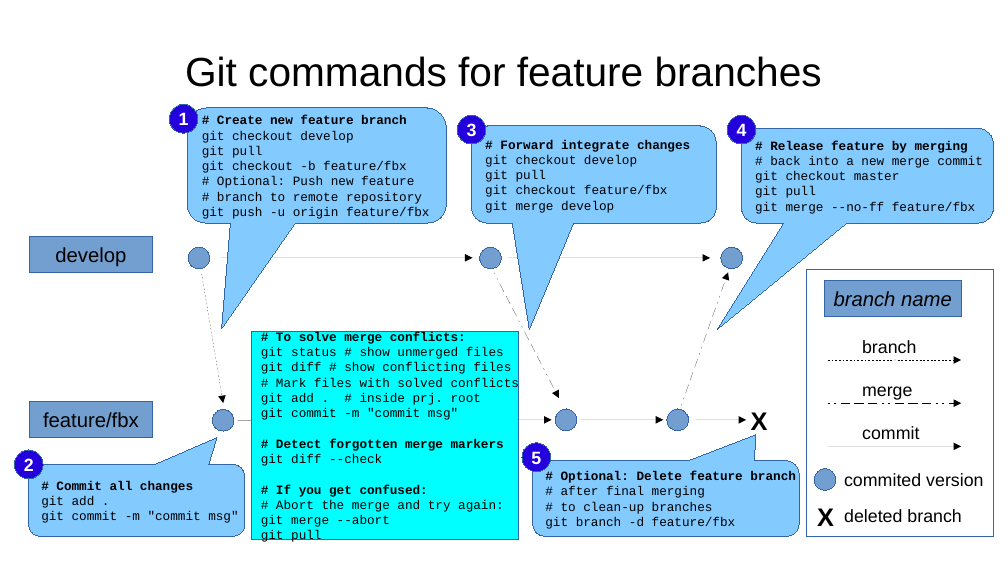
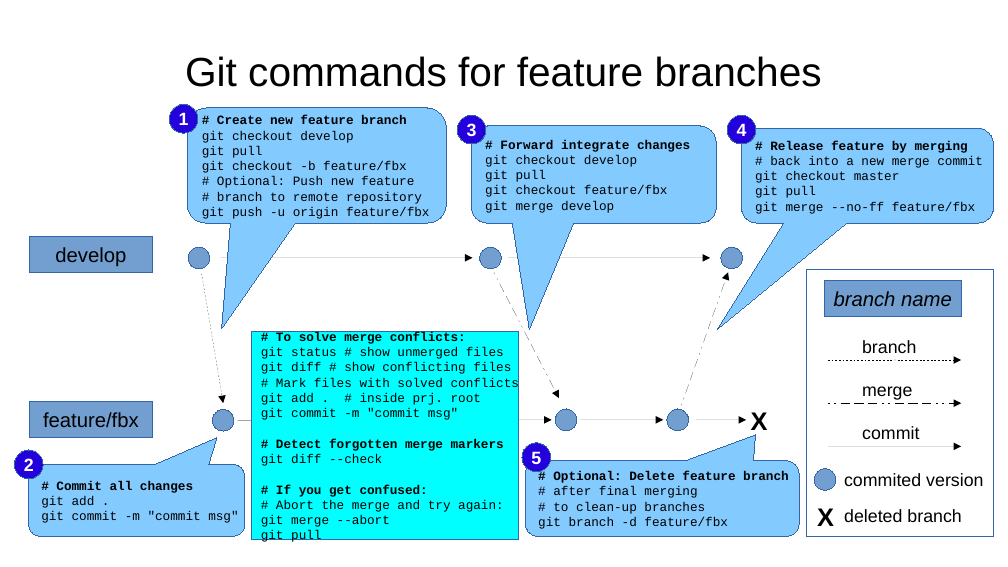
Before and after one commit to aryoda/git_essentials, a slide deck: slide 10 of Introduction to Git collaboration workflows.odp (slide 9 before the commit). Drawn at 1008x567 pixels with LibreOffice and Linux fonts; fonts in the diff are those of the drawing. Boxes give left, top, right and bottom in pixels: in the first picture for what was removed or moved away, otherwise in the second. Text is boxed around its words. In the diff, an @@ line names an element or a change of style, - is before the commit and + after.

Commit message:
added use case (clean workspace)

```diff
--- a/Introduction to Git collaboration workflows.odp
+++ b/Introduction to Git collaboration workflows.odp
@@ rounded speech box "# Optional: Delete feature branch": place and size @@
-rounded speech box "# Optional: Delete feature branch" at (533,461,799,537)
+rounded speech box "# Optional: Delete feature branch" at (526,461,799,537)
@@ rounded speech box "# Optional: Delete feature branch" at (526,461,799,537): proportions changed @@
```
Also in this commit, not shown: 4 other slides changed, 3 slides added, 2 slides removed.
